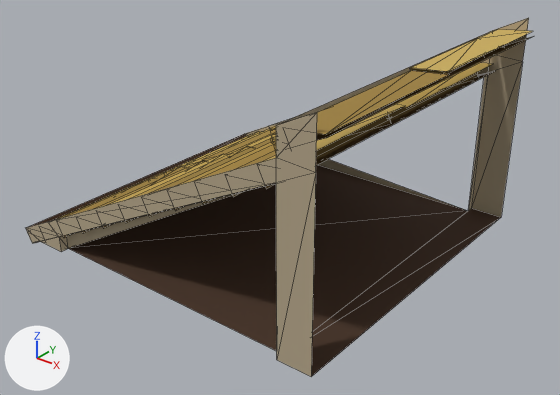
Renders of the glTF model houses/roof-thatch.glb from each side of a commit.
Camera for both pictures: a 50 mm camera at (1.315, -1.631, 1.121) aimed at (0.047, -0.046, 0.138). The lights are fixed; the arrows at lower left show +X, +Y and +Z. The picture after the commit comes second. Mesh edges are drawn as thin lines. Vertices at exactly the same position are counted once.

The scene before the commit, as lines of its bpy script (objects in view):
```python
me_roof_thatch = bpy.data.meshes.new('roof-thatch')
me_roof_thatch.from_pydata(...)  # 230 vertices, 206 faces; spans x -0.567..0.523, y -0.5..0.5, z -0.024..0.626
me_roof_thatch.materials.append(mat_roofing)
ob_roof_thatch = bpy.data.objects.new('roof-thatch', me_roof_thatch)
ob_roof_thatch.location = (0.0, 0.0, 0.0)
```
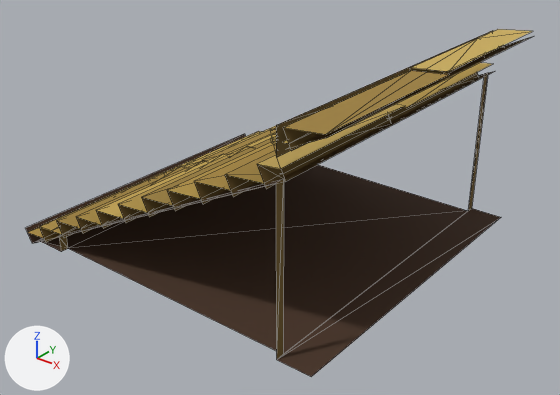
The change in detail:
me_roof_thatch is used by ob_roof_thatch; location (0.0, 0.0, 0.0).
me_roof_thatch had 230 vertices, 206 faces and spanned x -0.567..0.523, y -0.5..0.5, z -0.024..0.626.
me_roof_thatch now has 224 vertices, 182 faces and spans x -0.567..0.523, y -0.5..0.5, z -0.024..0.591.
Part 1, on me_roof_thatch:
3 vertices are removed from x -0.446..0.5, y -0.5, z 0.083..0.626.
12 faces are deleted.
Part 2, on me_roof_thatch:
3 vertices are removed from x -0.446..0.5, y 0.5, z 0.083..0.626.
12 faces are deleted.
me_roof_thatch part 3: 10 kept faces spanning x -0.4..0.4, y -0.5..0.5, z 0.0..0.576 get new vertex colours; the middle colour goes from beige #b6a78b to brown #6c5522.

Where the change shows, as pixel boxes (x1, y1, x2, y2) in the pictures (560 x 395 px):
'roof-thatch', reshaped
    before: (26, 18, 533, 377)
    after: (26, 29, 533, 377)
part 1 of me_roof_thatch, deleted (brown)
    before: (26, 112, 317, 377)
part 2 of me_roof_thatch, deleted
    before: (245, 18, 529, 217)
part 3 of me_roof_thatch, recoloured
    before: (59, 31, 493, 252)
    after: (59, 31, 493, 359)
